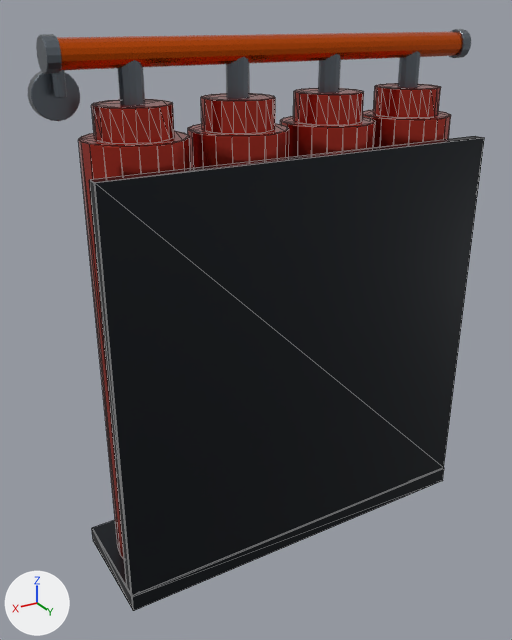
Two versions of the glTF model public/models/objects/gas-suppression.glb, one commit apart.
Before and after are seen from a 50 mm lens placed at (1.016, 1.553, 1.454), pointed at (0.072, -0.02, 0.668). Arrows for +X, +Y and +Z are at lower left; the lights stay in place. The first picture is the older version. Mesh edges are drawn as thin lines on the coarser meshes. Vertices at exactly the same position are counted once.

The first picture shows 'merged_gas_cylinder', 'merged_gas_frame', 'merged_gas_hardware', 'merged_gas_pipe'.
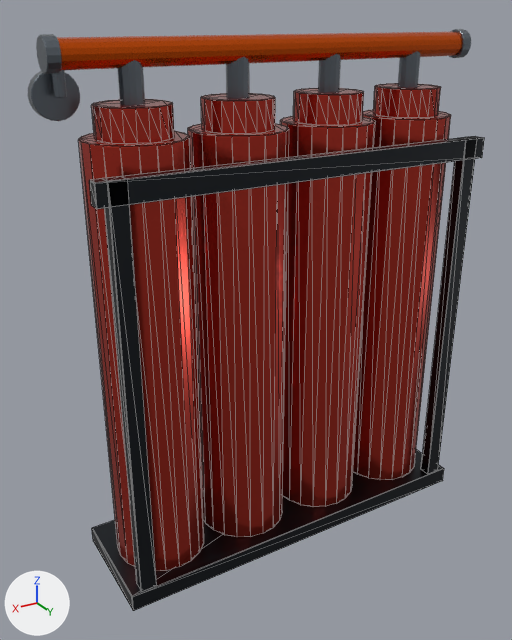
Boxes (x1, y1, x2, y2) around the edits, measured in the pictures (512 x 640 px; the box of a moved part takes in the faces that stretch with it):
part 1 of me_skid, added: after (421, 137, 477, 474)
part 2 of me_skid, added: after (102, 176, 157, 592)
part 3 of me_skid, moved or reshaped: before (89, 138, 484, 596); after (89, 139, 484, 209)
'merged_gas_cylinder', unchanged, uncovered by the edit: before (78, 83, 451, 559); after (78, 83, 451, 571)

Diff of the bpy script that builds the scene:
```diff
--- a/public/models/objects/gas-suppression.glb.py
+++ b/public/models/objects/gas-suppression.glb.py
@@ me_skid @@
 # used by ob_merged_gas_frame; location = (0.0, 0.0, 0.0)
-me_skid.from_pydata(...)  # 48 vertices, 88 faces; spans x -0.56..0.56, y -0.16..0.16, z 0.0..1.142
+me_skid.from_pydata(...)  # 96 vertices, 176 faces; spans x -0.56..0.56, y -0.16..0.16, z 0.0..1.142
+# me_skid part 1: the loose piece of 24 vertices spanning x -0.56..0.56, y 0.123..0.157, z 0.05..1.142 is copied, and the copy is scaled about its middle by (0.0385, 1, 1), then moved by (-0.51, 0.0, 0.0); it spans x -0.532..-0.487, y 0.123..0.157, z 0.05..1.142
+# me_skid part 2: the loose piece of 24 vertices spanning x -0.56..0.56, y 0.123..0.157, z 0.05..1.142 is copied, and the copy is scaled about its middle by (0.0385, 1, 1), then moved by (0.51, 0.0, 0.0); it spans x 0.487..0.532, y 0.123..0.157, z 0.05..1.142
+# me_skid part 3
+# 12 vertices are removed from x -0.56..0.56, y 0.123..0.157, z 0.05..0.052
+# 30 faces are deleted
+# 4 vertices are added at (-0.558, 0.124, 1.087), (-0.558, 0.156, 1.087), (0.558, 0.124, 1.087), (0.558, 0.156, 1.087)
+# 8 new vertices lie (0.0, 0.0, -0.052) away from vertices in x -0.56..0.56, y 0.123..0.157, z 1.141
+# 30 new faces join them
 me_skid.materials.append(mat_gas_frame)
```
